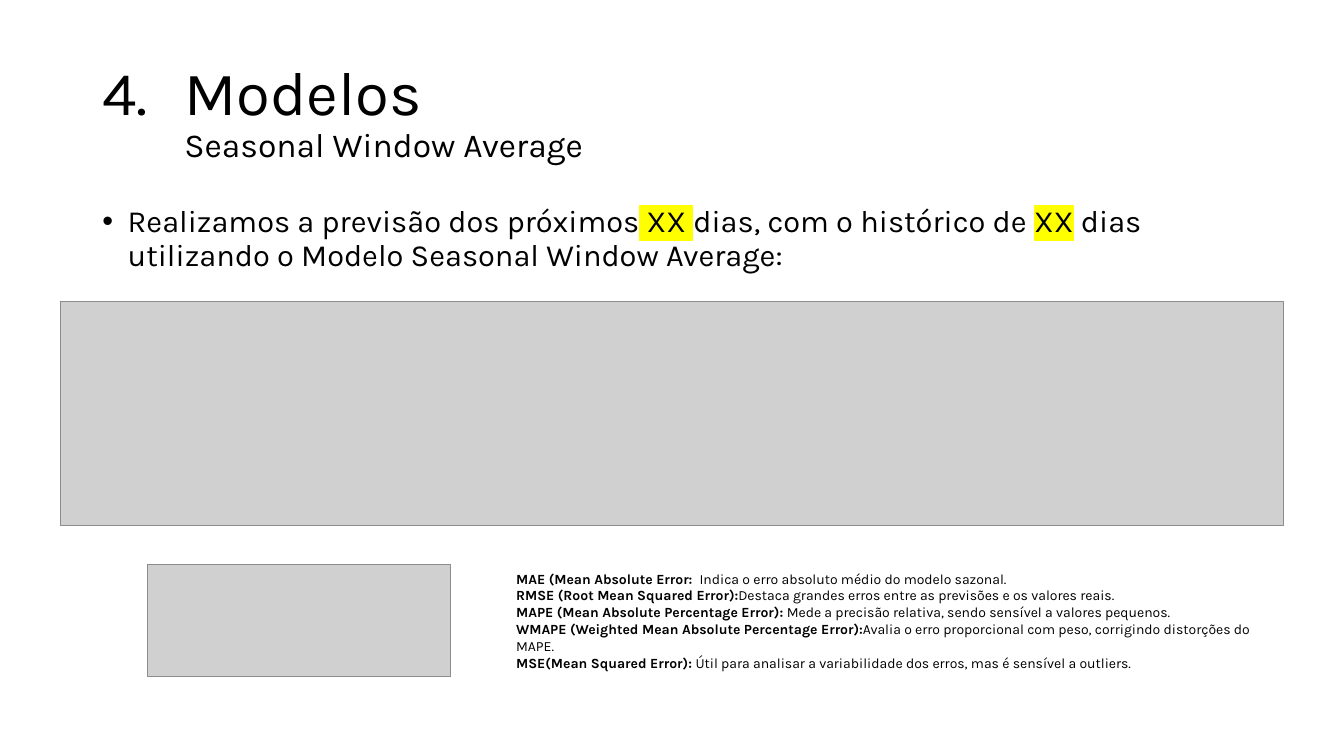
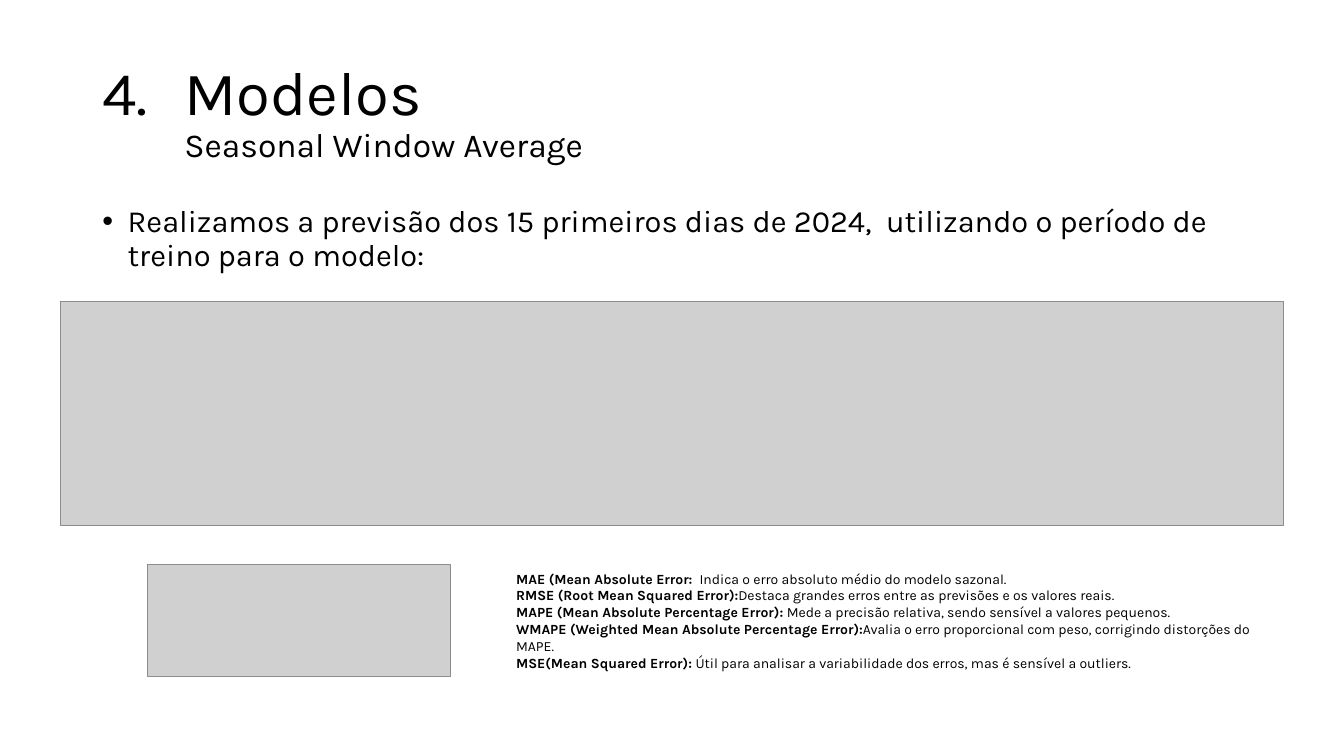
Before and after one commit to jdlmauricio/techalleg_fase_2, a slide deck: slide 10 of Tech Challenge 2.pptx. Drawn at 1344x756 pixels with LibreOffice and Linux fonts; fonts in the diff are those of the drawing; grey boxes stand for pictures; background and template pictures are left out. Boxes give left, top, right and bottom in pixels: in the first picture for what was removed or moved away, otherwise in the second. Text is boxed around its words. In the diff, an @@ line names an element or a change of style, - is before the commit and + after.

```diff
--- a/Tech Challenge 2.pptx
+++ b/Tech Challenge 2.pptx
@@ text at [128, 208, 1207, 273]: text changed @@
-• Realizamos a previsão dos próximos XX dias, com o histórico de XX dias utilizando o Modelo Seasonal Window Average:
+• Realizamos a previsão dos 15 primeiros dias de 2024, utilizando o período de treino para o modelo:
```
Also in this commit, not shown: 4 other slides changed, 3 slides added, 7 slides removed.
